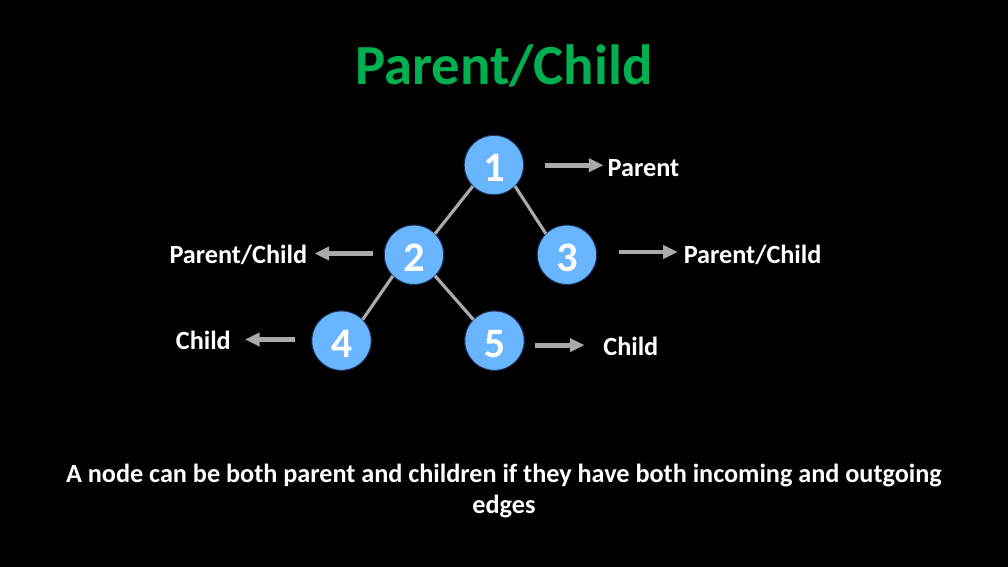
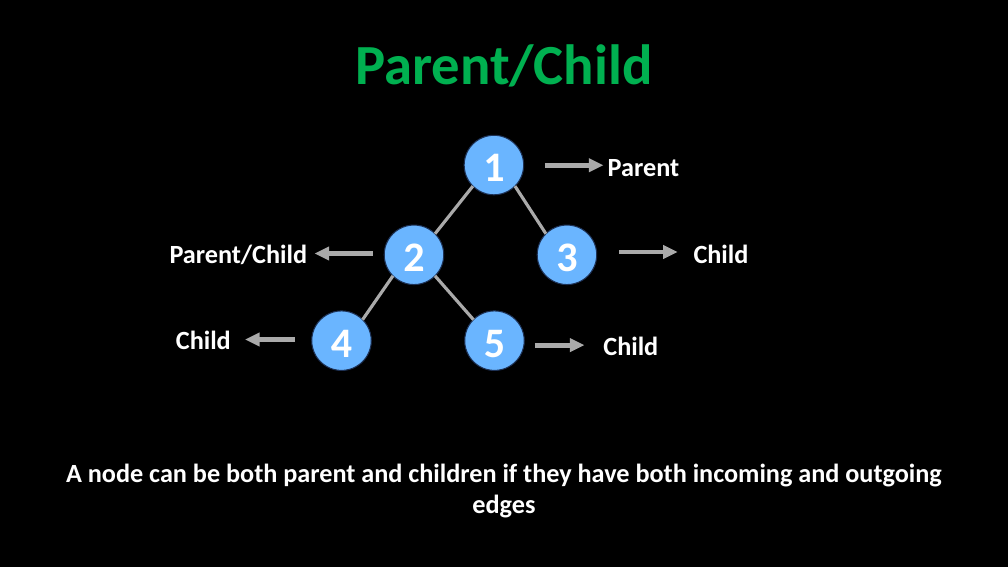
Before and after one commit to robitussin/CCS0015, a slide deck: slide 8 of tree/Tree.pptx. Drawn at 1008x567 pixels with LibreOffice and Linux fonts; fonts in the diff are those of the drawing. Boxes give left, top, right and bottom in pixels: in the first picture for what was removed or moved away, otherwise in the second. Text is boxed around its words. In the diff, an @@ line names an element or a change of style, - is before the commit and + after.

```diff
--- a/tree/Tree.pptx
+++ b/tree/Tree.pptx
@@ text at box(694, 244, 749, 263): text changed @@
-Parent/Child
+Child
```
Also in this commit, not shown: 2 other slides changed.
